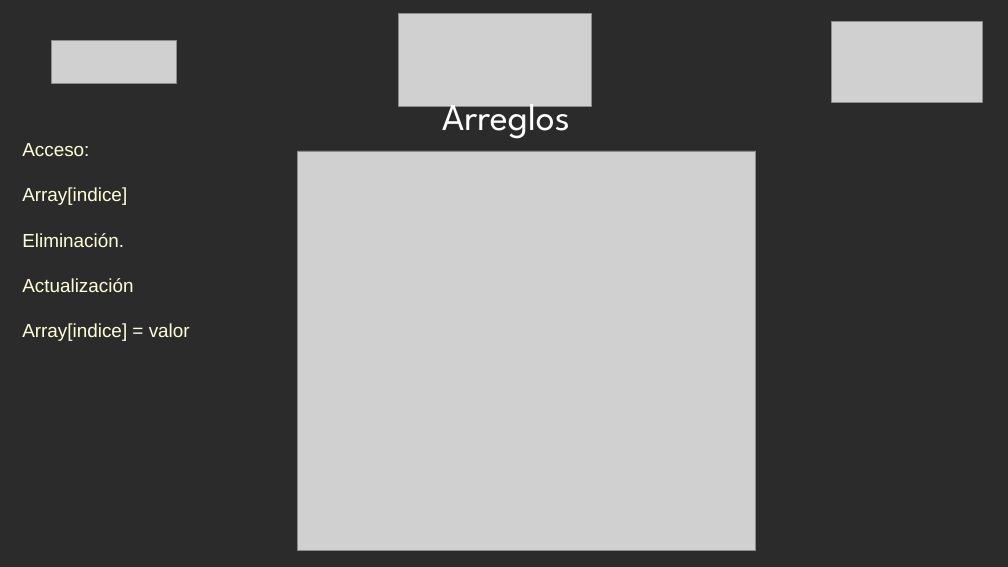
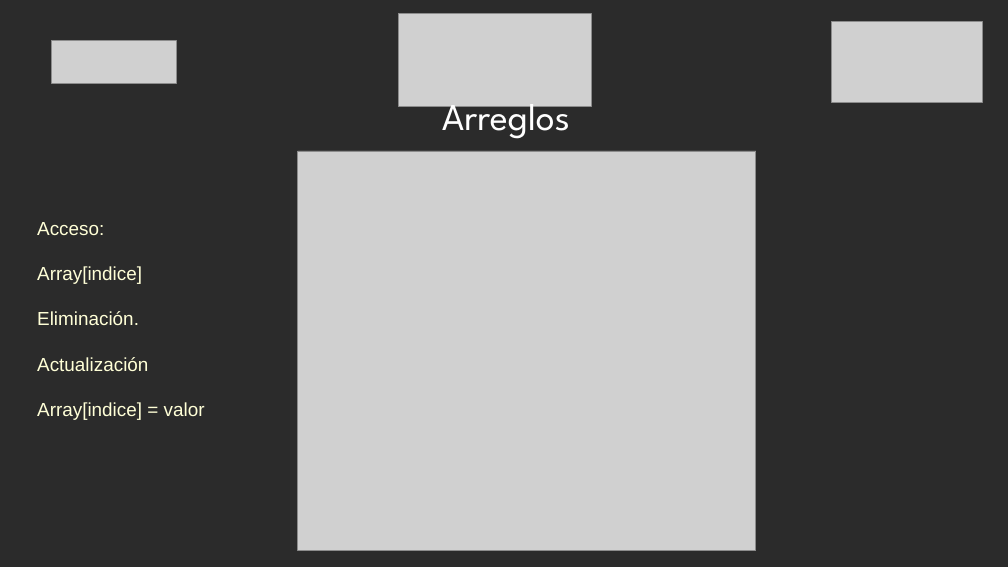
Before and after one commit to jflatorreo/TalentoTech_FullStack, a slide deck: slide 5 of Material pedagógico/Modulo 2/Clase 1/Clase 1 - Modulo 2.pptx. Drawn at 1008x567 pixels with LibreOffice and Linux fonts; fonts in the diff are those of the drawing; grey boxes stand for pictures; background and template pictures are left out; a plain dark background stands for a picture behind light text. Boxes give left, top, right and bottom in pixels: in the first picture for what was removed or moved away, otherwise in the second. Text is boxed around its words. In the diff, an @@ line names an element or a change of style, - is before the commit and + after.

```diff
--- a/Material pedagógico/Modulo 2/Clase 1/Clase 1 - Modulo 2.pptx
+++ b/Material pedagógico/Modulo 2/Clase 1/Clase 1 - Modulo 2.pptx
@@ text "Acceso:": place and size @@
-text "Acceso:" at <box>22,143,190,341</box>
+text "Acceso:" at <box>37,222,205,420</box>
```
Also in this commit, not shown: 23 other files.
